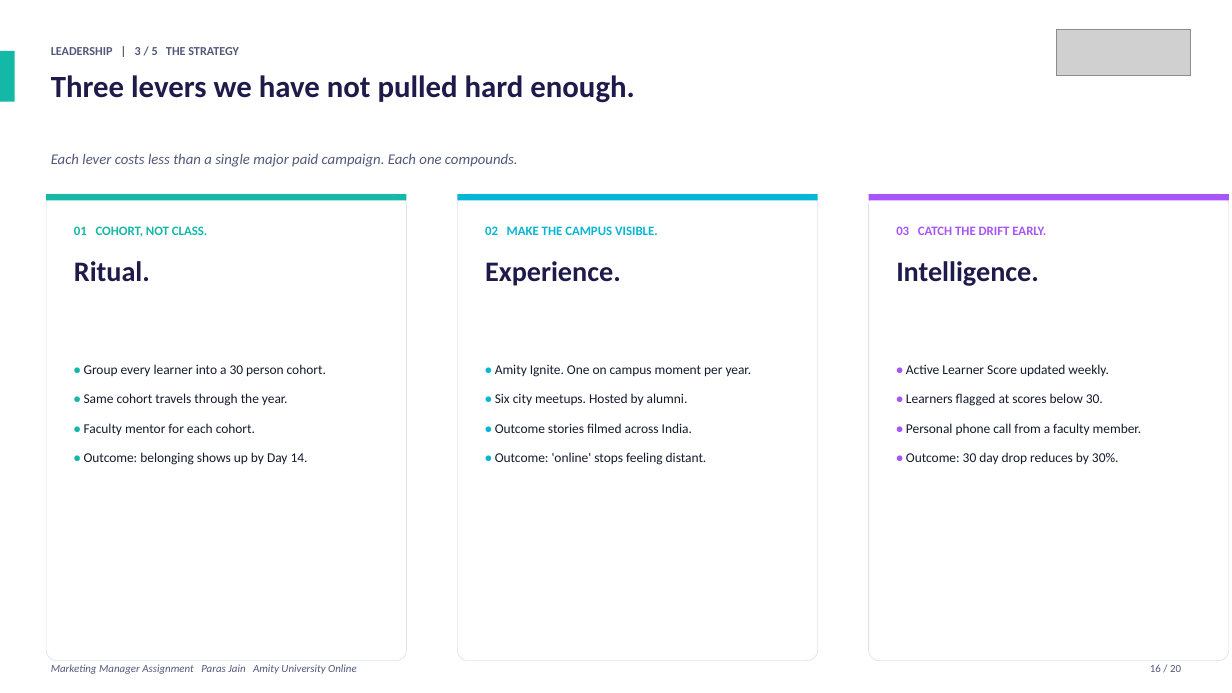
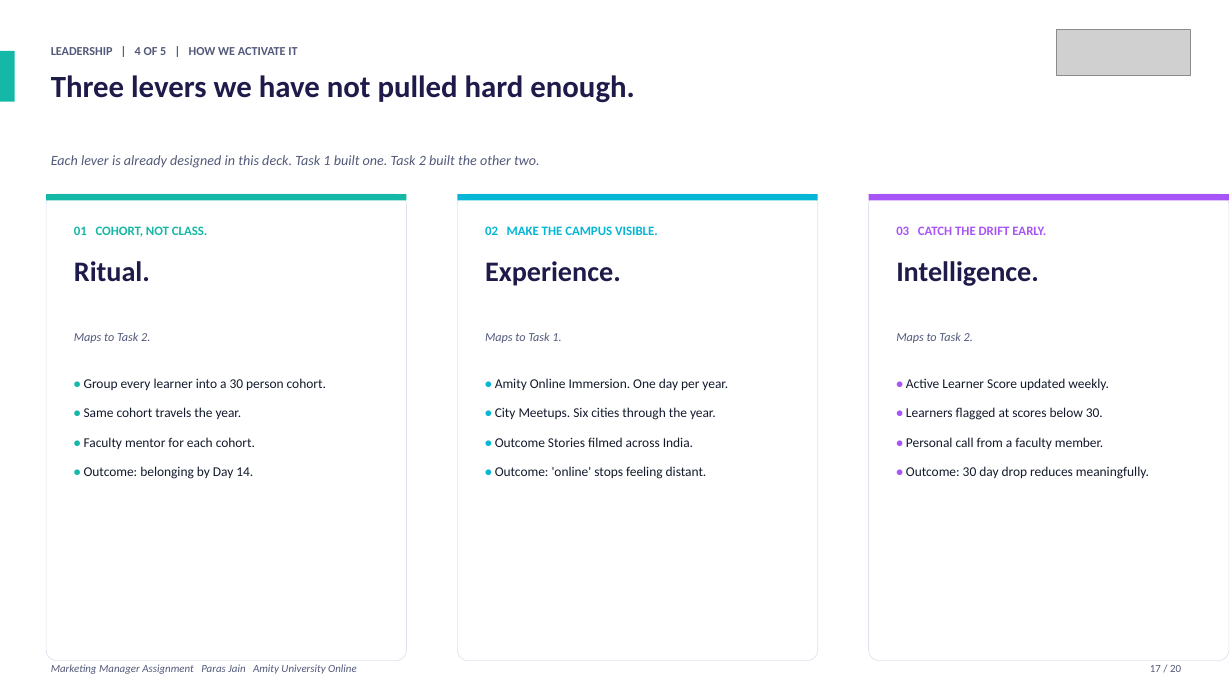
Before and after one commit to parasjain10/amity-marketing-manager-assignment, a slide deck: slide 17 of Amity_Online_Marketing_Manager_Assignment_Paras_Jain_Bloom.pptx (slide 16 before the commit). Drawn at 1232x693 pixels with LibreOffice and Linux fonts; fonts in the diff are those of the drawing; grey boxes stand for pictures. Boxes give left, top, right and bottom in pixels: in the first picture for what was removed or moved away, otherwise in the second. Text is boxed around its words. In the diff, an @@ line names an element or a change of style, - is before the commit and + after.

```diff
--- a/Amity_Online_Marketing_Manager_Assignment_Paras_Jain_Bloom.pptx
+++ b/Amity_Online_Marketing_Manager_Assignment_Paras_Jain_Bloom.pptx
@@ text at [51,47,297,55]: text changed @@
-LEADERSHIP | 3 / 5 THE STRATEGY
+LEADERSHIP | 4 OF 5 | HOW WE ACTIVATE IT
@@ text at [51,155,540,168]: text changed; size 11.5 to 11 pt @@
-Each lever costs less than a single major paid campaign. Each one compounds.
+Each lever is already designed in this deck. Task 1 built one. Task 2 built the other two.
@@ text added at [74,332,150,343], 9.5 pt, text #52597A, italic @@
+Maps to Task 2.
@@ text added at [485,332,561,343], 9.5 pt, text #52597A, italic @@
+Maps to Task 1.
@@ text added at [896,332,973,343], 9.5 pt, text #52597A, italic @@
+Maps to Task 2.
@@ 3 texts: place and size @@
-3 texts at [84,364,1141,465]
+3 texts at [84,378,1149,479]
@@ text at [495,378,728,447]: text changed @@
-• Amity Ignite. One on campus moment per year.
-• Six city meetups. Hosted by alumni.
-• Outcome stories filmed across India.
+• Amity Online Immersion. One day per year.
+• City Meetups. Six cities through the year.
+• Outcome Stories filmed across India.
@@ text at [84,407,242,419]: text changed @@
-• Same cohort travels through the year.
+• Same cohort travels the year.
@@ text at [906,437,1149,479]: text changed @@
-• Personal phone call from a faculty member.
-• Outcome: 30 day drop reduces by 30%.
+• Personal call from a faculty member.
+• Outcome: 30 day drop reduces meaningfully.
@@ text at [84,466,253,479]: text changed @@
-• Outcome: belonging shows up by Day 14.
+• Outcome: belonging by Day 14.
@@ text at [1150,665,1181,672]: text changed @@
-16 / 20
+17 / 20
```
Also in this commit, not shown: 12 other slides changed, 4 slides added, 4 slides removed, 1 other file.
